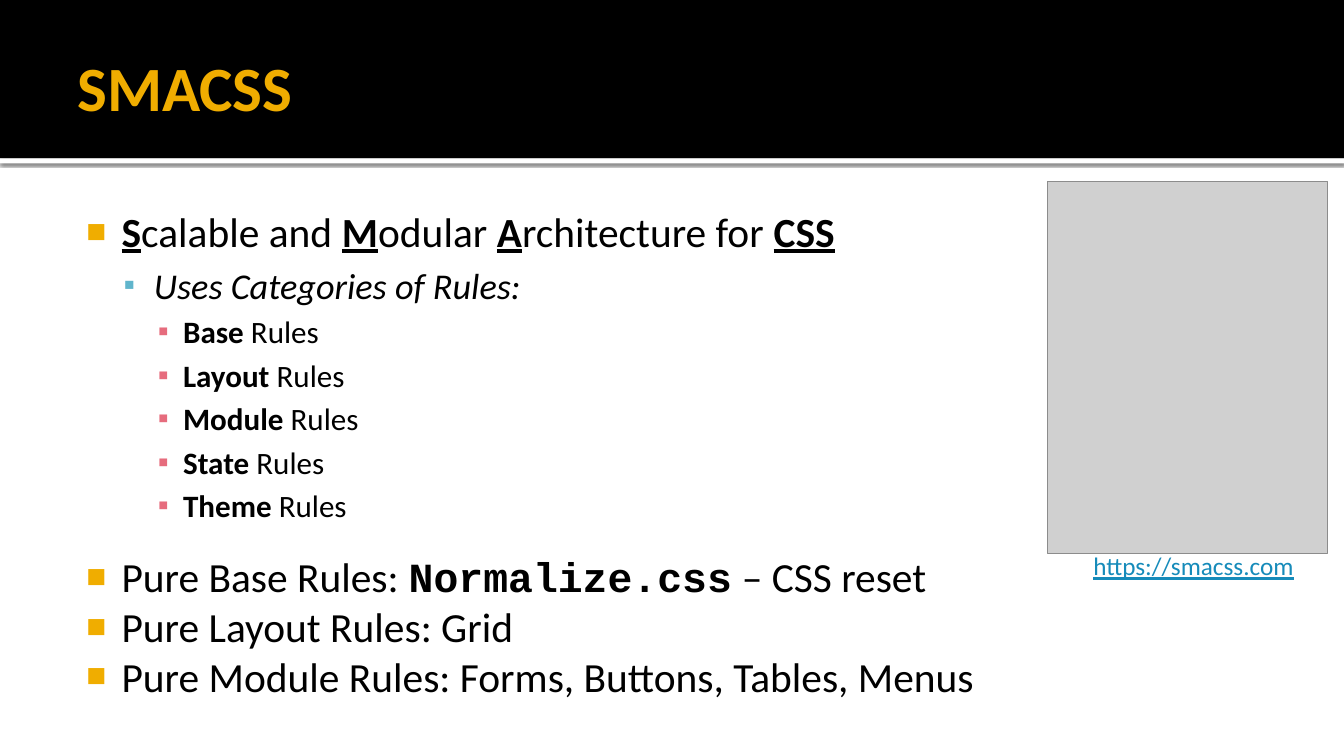
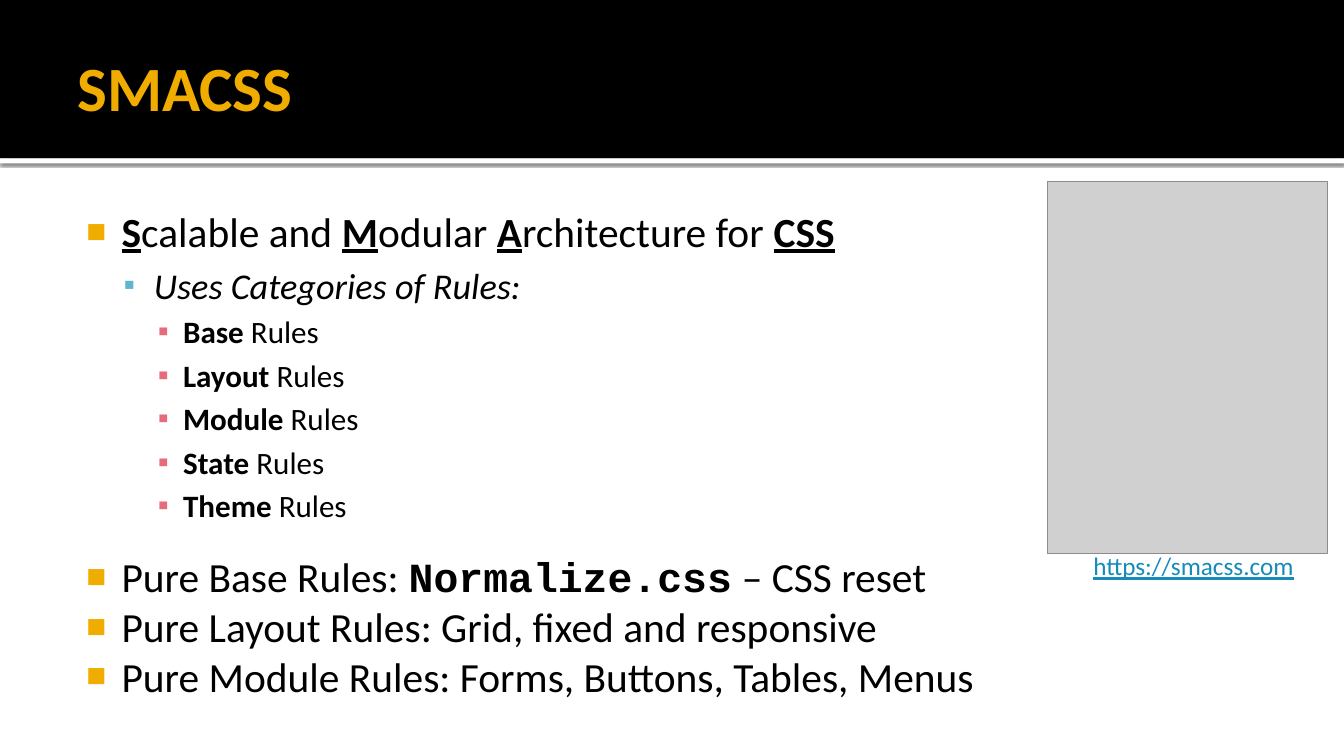
Before and after one commit to jeremyryan/swe_632_tech_talk, a slide deck: slide 3 of SWE_632_Tech_Talk__PureCSS.pptx. Drawn at 1344x756 pixels with LibreOffice and Linux fonts; fonts in the diff are those of the drawing; grey boxes stand for pictures. Boxes give left, top, right and bottom in pixels: in the first picture for what was removed or moved away, otherwise in the second. Text is boxed around its words. In the diff, an @@ line names an element or a change of style, - is before the commit and + after.

```diff
--- a/SWE_632_Tech_Talk__PureCSS.pptx
+++ b/SWE_632_Tech_Talk__PureCSS.pptx
@@ text at [122, 613, 877, 649]: text changed @@
-■ Pure Layout Rules: Grid
+■ Pure Layout Rules: Grid, fixed and responsive
```
Also in this commit, not shown: 1 other slide changed, 1 slide added.
